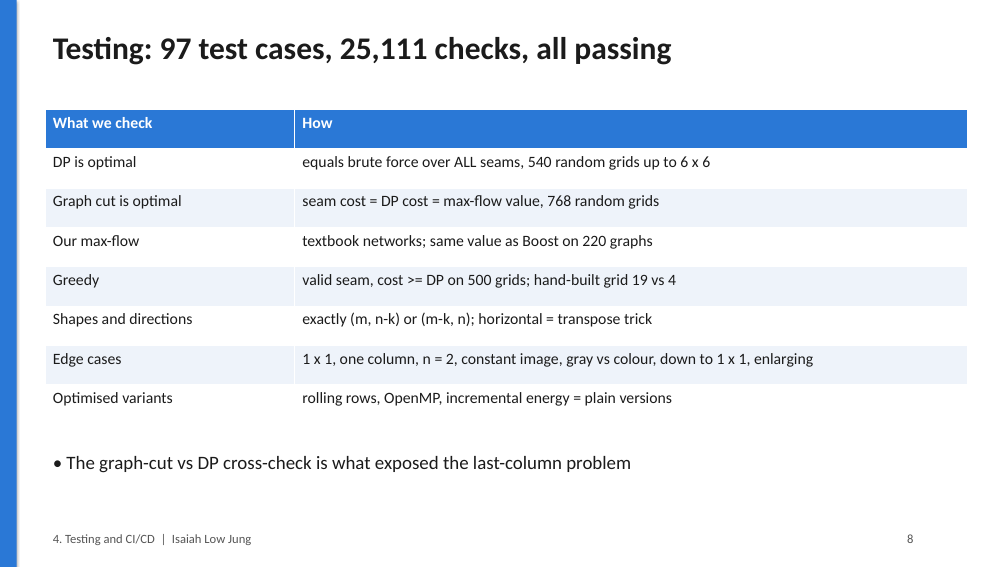
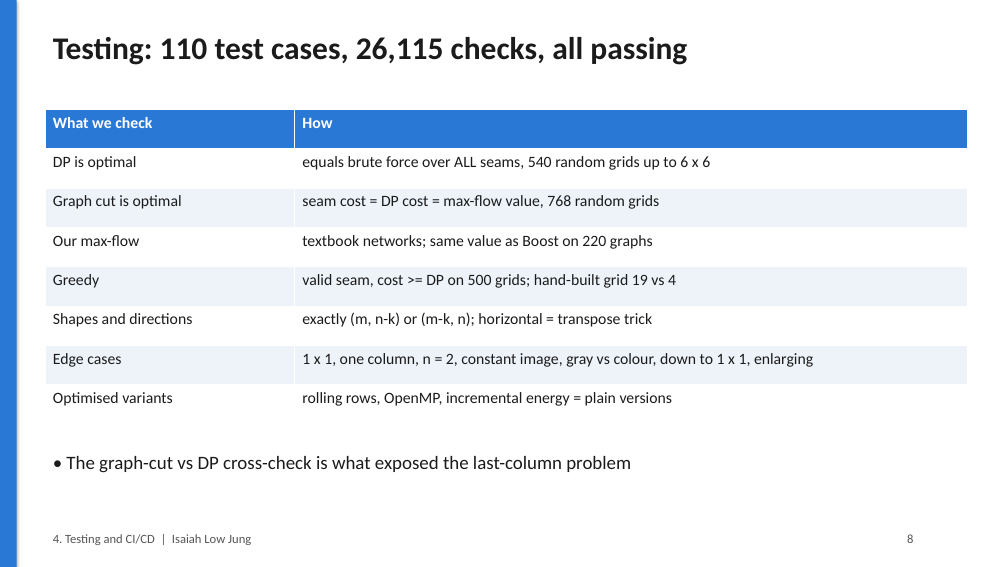
Before and after one commit to Raziqqx/seam-carving, a slide deck: slide 8 of slides/Team5_Seam_Carving.pptx. Drawn at 1008x567 pixels with LibreOffice and Linux fonts; fonts in the diff are those of the drawing. Boxes give left, top, right and bottom in pixels: in the first picture for what was removed or moved away, otherwise in the second. Text is boxed around its words. In the diff, an @@ line names an element or a change of style, - is before the commit and + after.

```diff
--- a/slides/Team5_Seam_Carving.pptx
+++ b/slides/Team5_Seam_Carving.pptx
@@ text at (53,37,687,65): text changed @@
-Testing: 97 test cases, 25,111 checks, all passing
+Testing: 110 test cases, 26,115 checks, all passing
```
Also in this commit, not shown: 4 other slides changed, 21 other files.
